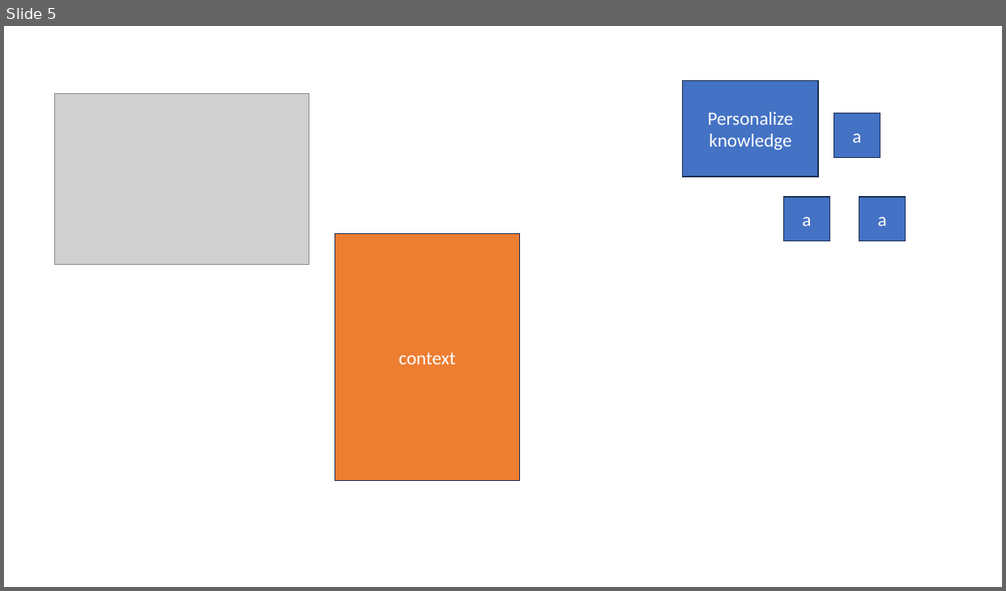
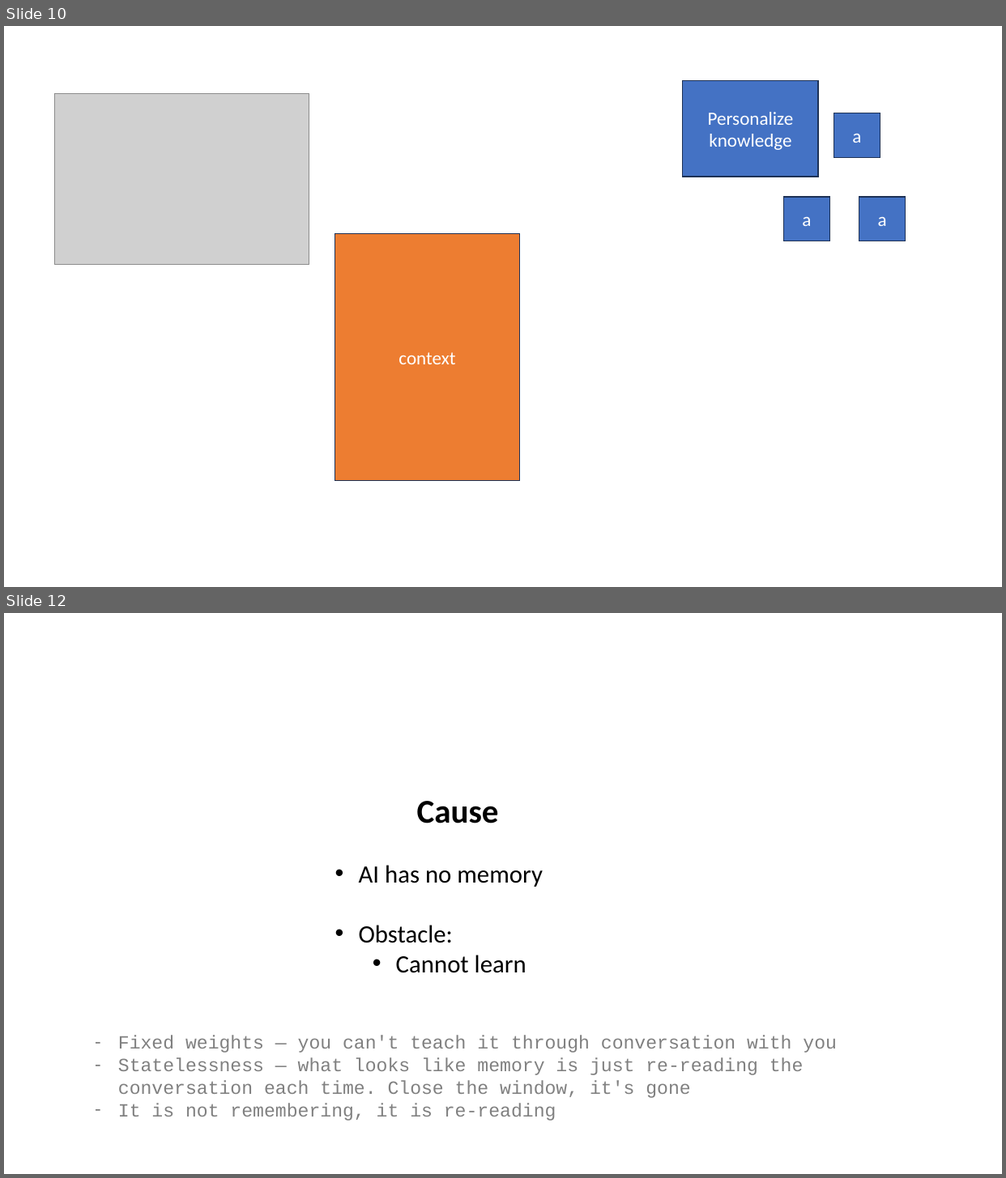
Before and after one commit to lexler/Talks, a slide deck: Slides/Core Patterns for Coding with AI.pptx. Shown one above the other, each under a label of ours: slide 5 before the commit, slides 10 and 12 after it; the slides between them are not shown. The pictures are 1006x591 and 1006x1178 pixels, drawn with LibreOffice and Linux fonts; fonts in the diff are those of the drawing; grey boxes stand for pictures. Boxes give left, top, right and bottom in pixels: in the first picture for what was removed or moved away, otherwise in the second. Text is boxed around its words. In the diff, an @@ line names an element or a change of style, - is before the commit and + after.

```diff
--- a/Slides/Core Patterns for Coding with AI.pptx
+++ b/Slides/Core Patterns for Coding with AI.pptx
@@ slide 12 added at (4, 613, 1002, 1174), background #FFFFFF @@
@@ text added at (417, 801, 499, 824), 32 pt, text #000000, bold @@
+Cause
@@ text added at (359, 865, 543, 973), 24 pt, text #000000 @@
+• AI has no memory
+• Obstacle:
+  • Cannot learn
@@ text added at (118, 1036, 837, 1121), 18 pt, text #808080 @@
+– Fixed weights — you can't teach it through conversation with you
+– Statelessness — what looks like memory is just re-reading the conversation each time. Close the window, it's gone
+– It is not remembering, it is re-reading
@@ what was slide 5 is now slide 10 @@
```
Also in this commit, not shown: 2 slides changed, 29 other slides added, 2 slides removed.
